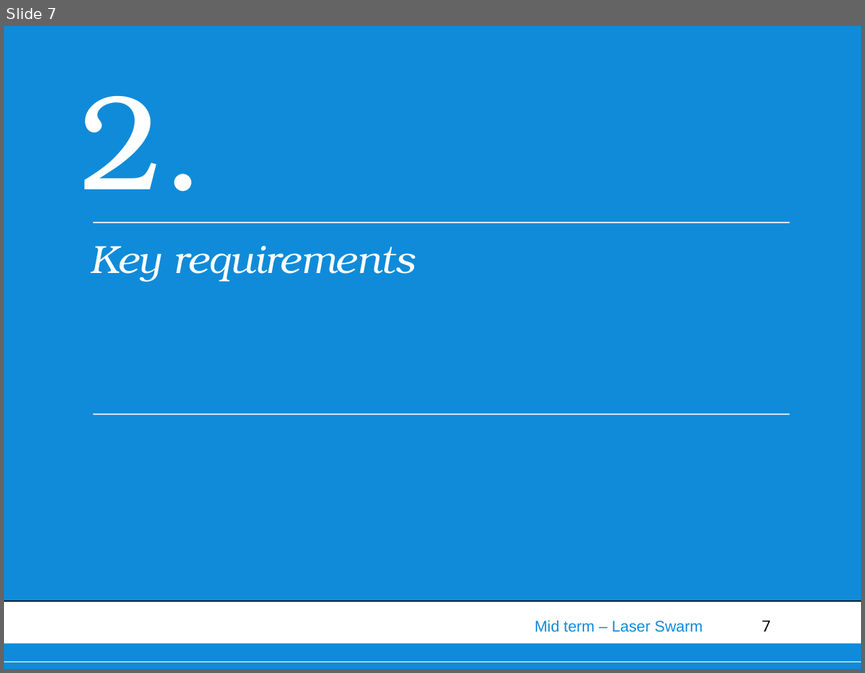
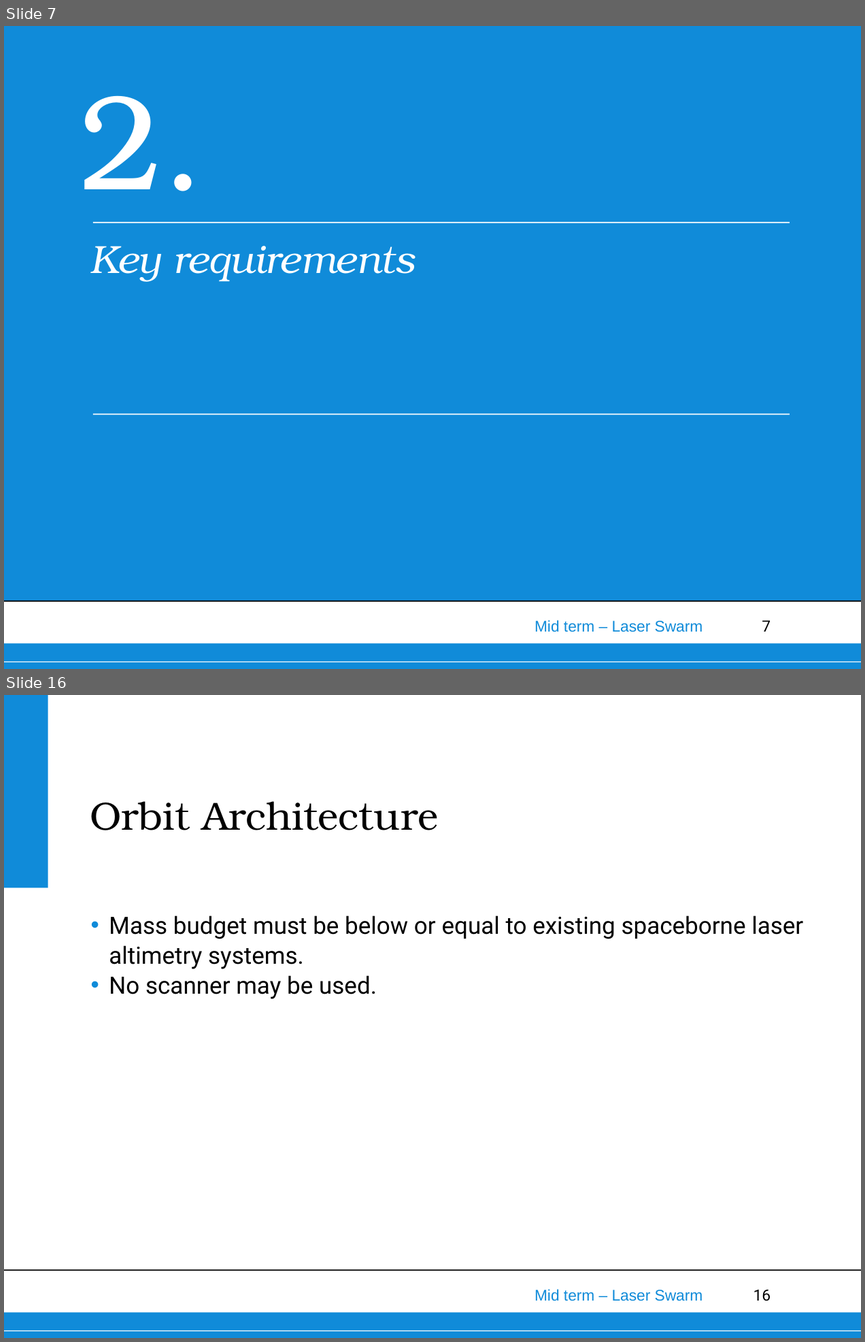
Before and after one commit to thewisenerd/laser-swarm, a slide deck: midTermPresentation/MidTermPresentation.ppt. Shown one above the other, each under a label of ours: slide 7 before the commit, slides 7 and 16 after it; the slides between them are not shown. The pictures are 865x673 and 865x1342 pixels, drawn with LibreOffice and Linux fonts; fonts in the diff are those of the drawing; background and template pictures are left out. Boxes give left, top, right and bottom in pixels: in the first picture for what was removed or moved away, otherwise in the second. Text is boxed around its words. In the diff, an @@ line names an element or a change of style, - is before the commit and + after.

```diff
--- a/midTermPresentation/MidTermPresentation.ppt
+++ b/midTermPresentation/MidTermPresentation.ppt
@@ slide 16 added at bbox=[4, 695, 861, 1338], background #FFFFFF; not listed: 6 template elements that a slide beside it also shows @@
@@ title added at bbox=[90, 801, 439, 830], 33 pt, text #000000 @@
+Orbit Architecture
@@ text added at bbox=[109, 915, 803, 999], 20 pt, text #000000 @@
+• Mass budget must be below or equal to existing spaceborne laser altimetry systems.
+• No scanner may be used.
```
Also in this commit, not shown: 3 slides changed, 10 other slides added, 4 slides removed.
